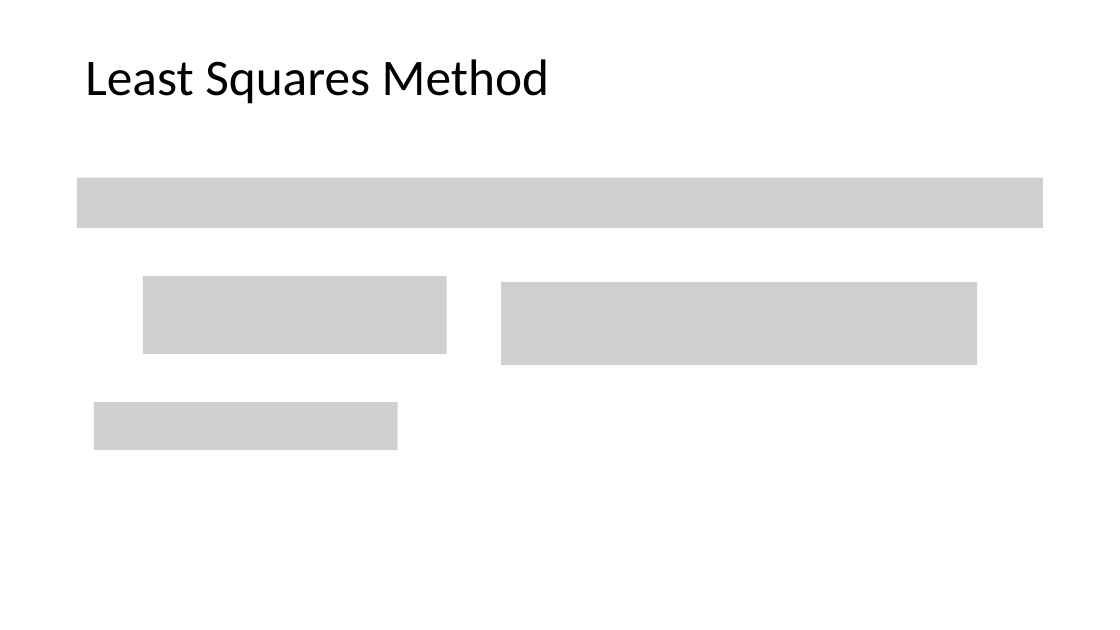
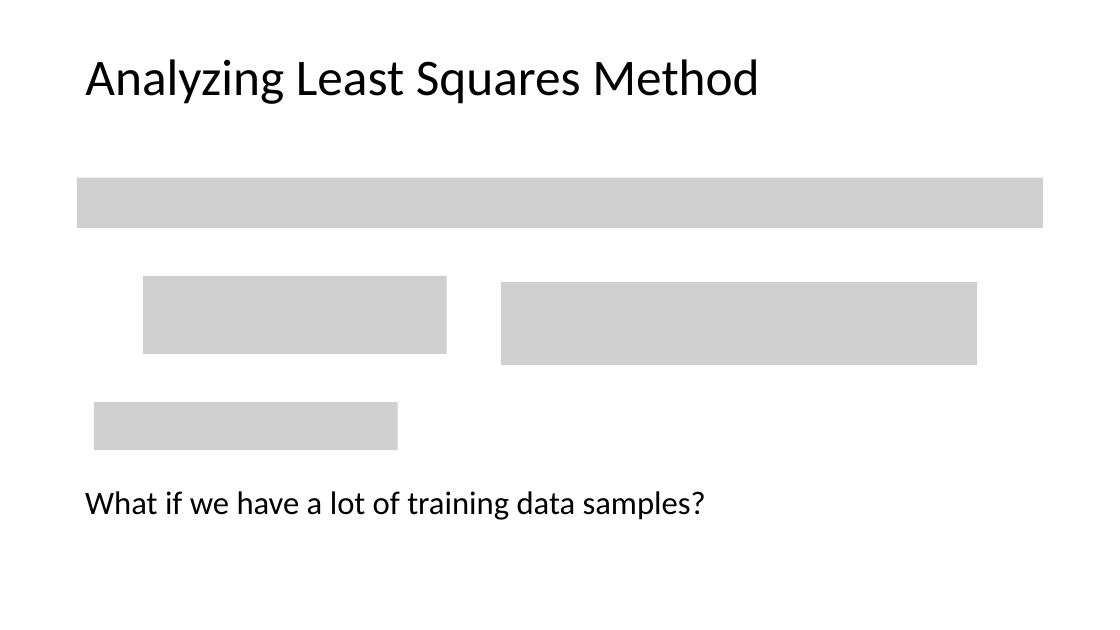
Before and after one commit to tianzheng4/tianzheng4.github.io, a slide deck: slide 11 of _umkc-teaching/slides/Lecture3.pptx (slide 10 before the commit). Drawn at 1120x630 pixels with LibreOffice and Linux fonts; fonts in the diff are those of the drawing; grey boxes stand for pictures. Boxes give left, top, right and bottom in pixels: in the first picture for what was removed or moved away, otherwise in the second. Text is boxed around its words. In the diff, an @@ line names an element or a change of style, - is before the commit and + after.

```diff
--- a/_umkc-teaching/slides/Lecture3.pptx
+++ b/_umkc-teaching/slides/Lecture3.pptx
@@ title at (85, 59, 759, 104): text changed @@
-Least Squares Method
+Analyzing Least Squares Method
@@ text added at (85, 491, 706, 520), 28 pt, text #000000 @@
+What if we have a lot of training data samples?
```
Also in this commit, not shown: 4 other slides changed, 4 slides added.
